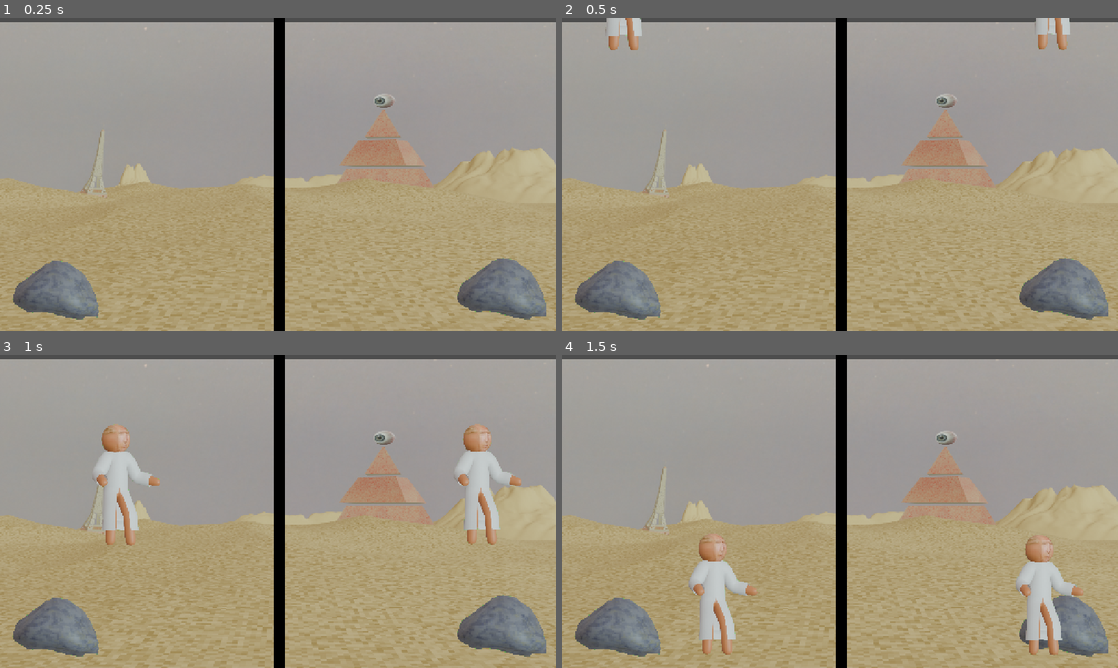
Above: before the commit, frames 1-4 (two rows, left to right).
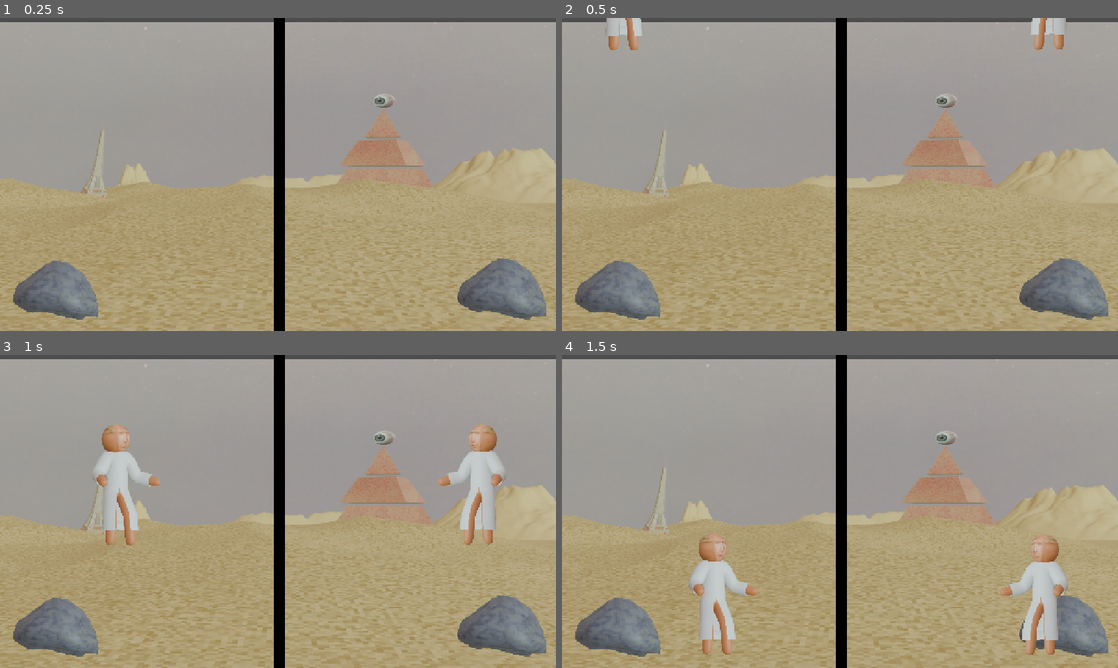
Above: after the commit, the same moments.

Repository: Anaforah/StickandStones
Game: Godot game, scene res://scenario.tscn
Two runs of this game, one before a commit and one after it. Both use one fixed random seed, a clock stepped at 60 frames per second and the inputs below.
Inputs (mouse positions are in pixels of both pictures, inside the frame that each line leads up to):
- Up to frame 1 (0.25 s): no input
- Up to frame 2 (0.5 s): no input
- Up to frame 3 (1 s): move the mouse to (400, 495) at 0.52 s; hold D (p1_move_right) from 0.53 s (still down); tap Left (p2_move_left) at 0.6 s; click (400, 495) at 0.67 s; tap W (p1_jump) at 0.77 s
- Up to frame 4 (1.5 s): release D (p1_move_right) at 1.25 s; drag from (728, 527) to (812, 574) at 1.27 s

Frame 1 is identical in both runs. In frame 2, 0.5% of the frame differs, in the area x 84-92%, y 0-11%; in frame 3, 1.4%; in frame 4, 1.5%, in the area x 78-94%, y 57-96%.

Commit message:
fix rigth character and split screen wall

Diff:
--- a/scenario.tscn
+++ b/scenario.tscn
@@ -14,7 +14,7 @@
 size = Vector2(1919.9094, 56.802795)
 
 [sub_resource type="RectangleShape2D" id="RectangleShape2D_vtlsj"]
-size = Vector2(74.89905, 1100.1799)
+size = Vector2(46.173126, 1100.1799)
 
 [sub_resource type="RectangleShape2D" id="RectangleShape2D_vn8jf"]
 size = Vector2(112.34755, 1074.768)
@@ -104,13 +104,17 @@
 position = Vector2(-1.489563, 506.74036)
 shape = SubResource("RectangleShape2D_a05x2")
 
-[node name="Left_Wall" type="CollisionShape2D" parent="StaticBody2D"]
-position = Vector2(-991.9781, 17.937622)
+[node name="Centered_Wall" type="CollisionShape2D" parent="StaticBody2D"]
+position = Vector2(-0.744751, -11.958557)
 shape = SubResource("RectangleShape2D_vtlsj")
 
 [node name="Right_Wall" type="CollisionShape2D" parent="StaticBody2D"]
 position = Vector2(1006.4468, -5.2318726)
 shape = SubResource("RectangleShape2D_vn8jf")
+
+[node name="Left_Wall2" type="CollisionShape2D" parent="StaticBody2D"]
+position = Vector2(-991.97815, 5.979065)
+shape = SubResource("RectangleShape2D_vtlsj")
 
 [node name="Node" type="Node" parent="StaticBody2D"]
 
@@ -150,6 +154,7 @@
 position = Vector2(1126.75, 105)
 scale = Vector2(0.27950785, 0.29770496)
 texture = ExtResource("3_6dm4g")
+flip_h = true
 
 [node name="CollisionShape2D" type="CollisionShape2D" parent="AnimationPlayer2/Player 2"]
 position = Vector2(1132.8125, 112)
